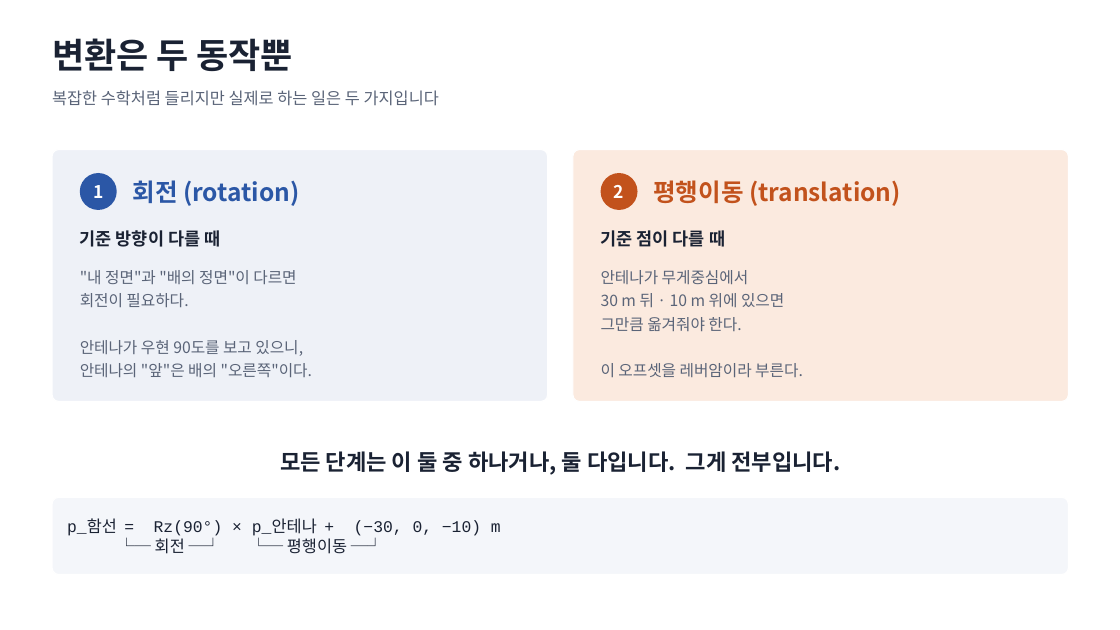
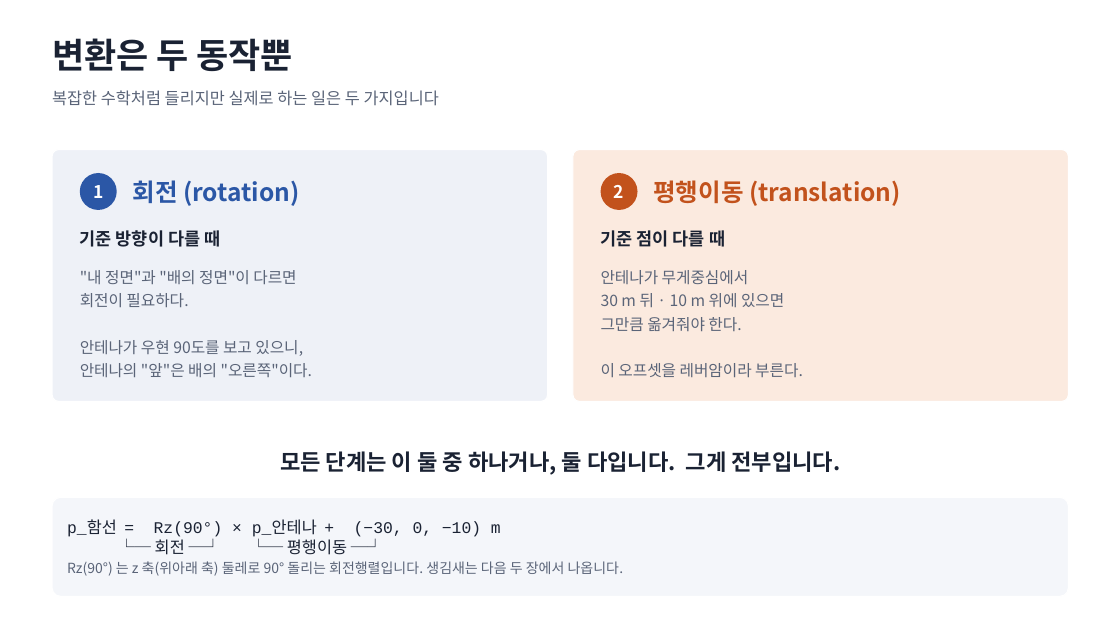
Before and after one commit to harley-hwan/IpcProc, a slide deck: slide 6 of Part2_CoordFrames/ref/산출물/Chapter2_coordinate_systems.pptx. Drawn at 1120x630 pixels with LibreOffice and Linux fonts; fonts in the diff are those of the drawing. Boxes give left, top, right and bottom in pixels: in the first picture for what was removed or moved away, otherwise in the second. Text is boxed around its words. In the diff, an @@ line names an element or a change of style, - is before the commit and + after.

```diff
--- a/Part2_CoordFrames/ref/산출물/Chapter2_coordinate_systems.pptx
+++ b/Part2_CoordFrames/ref/산출물/Chapter2_coordinate_systems.pptx
@@ rounded rectangle: place and size @@
-rounded rectangle at box(52, 497, 1069, 575)
+rounded rectangle at box(52, 497, 1069, 597)
@@ text at box(67, 561, 624, 576): paragraph added @@
+Rz(90°) 는 z 축(위아래 축) 둘레로 90° 돌리는 회전행렬입니다. 생김새는 다음 두 장에서 나옵니다.
```
Also in this commit, not shown: 15 other slides changed, 10 other files.
